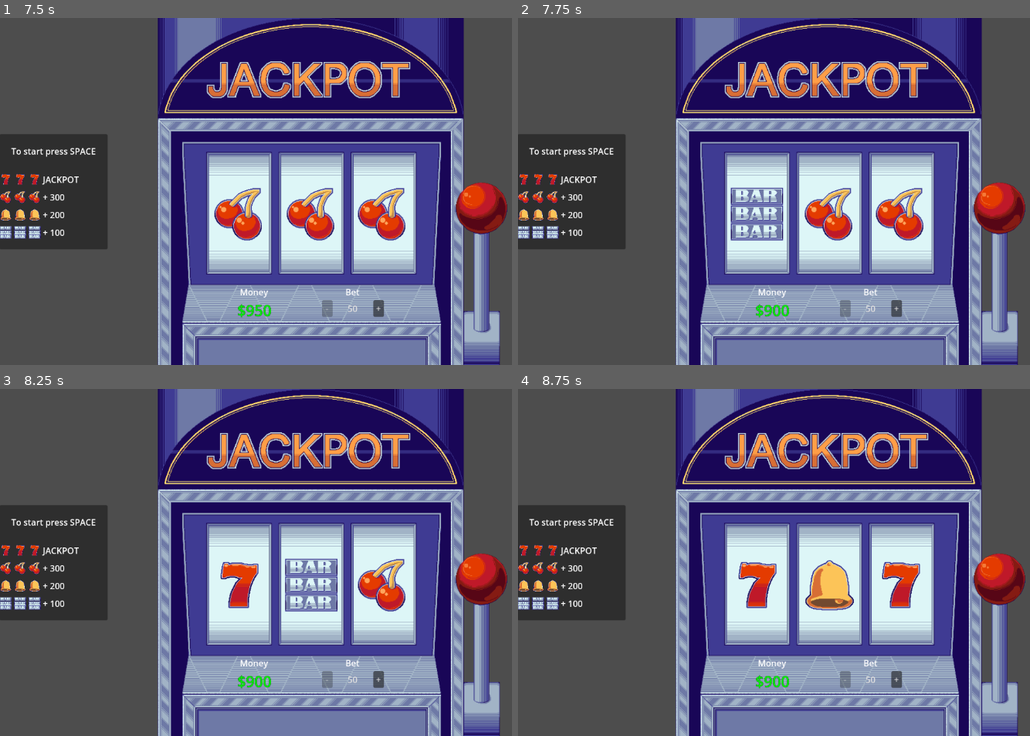
Above: before the commit, frames 1-4 (two rows, left to right).
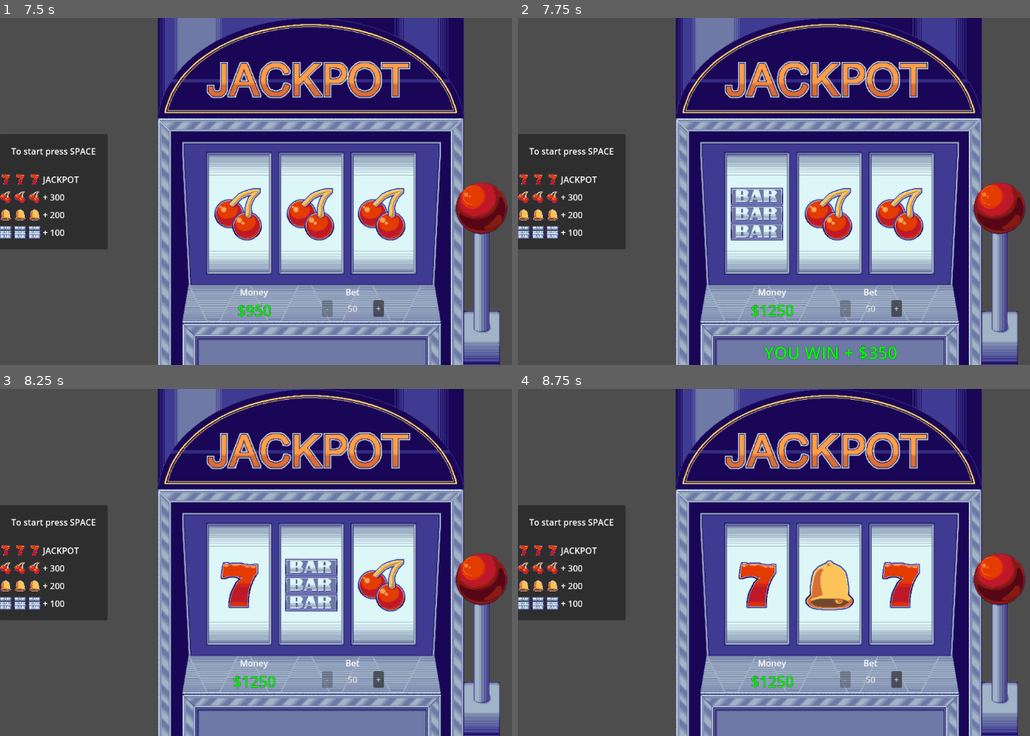
Above: after the commit, the same moments.

Repository: KarnesTH/sloti_godot
Game: Godot game, scene res://scenes/main.tscn
Two runs of this game, one before a commit and one after it. Both use one fixed random seed, a clock stepped at 60 frames per second and the inputs below.
Inputs:
- Up to frame 1 (7.5 s): click "+" at 0.5 s; click "-" at 1.25 s; click "+" at 2 s; click "-" at 2.75 s; click "+" at 3.5 s; click "-" at 4.25 s; tap Space (pull) at 5, 5.85, 6.5, 7.35 s; hold Space (pull) 5.03-5.78 s; hold Space (pull) 6.53-7.28 s
- Up to frame 2 (7.75 s): no input
- Up to frame 3 (8.25 s): tap Space (pull) at 8 s; hold Space (pull) from 8.03 s (still down)
- Up to frame 4 (8.75 s): keep holding Space (pull)

Frame 1 is identical in both runs. In frame 2, 0.7% of the frame differs, in the area x 45-75%, y 82-99%; in frame 3, 0.2%; in frame 4, 0.2%.

Commit message:
add: documentation and win output

Diff:
--- a/scripts/game_manager.gd
+++ b/scripts/game_manager.gd
@@ -1,6 +1,7 @@
 class_name GameManager
 extends Node
 
+# public variables
 @export_category("UI Settings")
 @export var game_lbl: Label
 @export var money: Label
@@ -21,6 +22,10 @@
 @export var bell: int = 200
 @export var bar: int = 100
 
+# private variables
+var final_symbols: String
+
+## Is called when the application is started.
 func _ready() -> void:
 	game_lbl.text = ""
 	money.text = "$" + str(start_money)
@@ -29,6 +34,7 @@
 	bell_lbl.text = "+ " + str(bell)
 	bar_lbl.text = "+ " + str(bar)
 
+## Updates on every framerate.
 func _process(_delta: float) -> void:
 	if int(bet_value.text) == max_bet_value:
 		inc_btn.disabled = true
@@ -38,24 +44,60 @@
 		inc_btn.disabled = false
 		dec_btn.disabled = false
 
+## Handles the result of the slot spin.
+##
+## @param result: String - given string to check
+func _handle_match(result: String) -> void:
+	match result:
+		"jackpot":
+			_calculate_win()
+		"partial_match":
+			pass
+		"no_match":
+			pass
+
+## Updates the label to show winnings based on the current bet and symbol bonus.
+func _calculate_win() -> void:
+	var bonus: int = 0
+	match final_symbols:
+		"slot-symbol1":
+			bonus = jackpot
+		"slot-symbol2":
+			bonus = cherry
+		"slot-symbol3":
+			bonus = bell
+		"slot-symbol4":
+			bonus = bar
+	var win: int = int(bet_value.text) + bonus
+	money.text = "$" + str(int(money.text) + win)
+	game_lbl.text = "YOU WIN + $" + str(win)
+
+## Increment the bet value.
+##
+## @param value: int - The current bet value
 func _increment(value: int) -> int:
 	var result: int = 0
 	result = value + inc_dec_multiplier
 	return result
 
+## Decrement the bet value.
+##
+## @param value: int - The current bet value
 func _decrement(value: int) -> int:
 	var result: int = 0
 	result = value - inc_dec_multiplier
 	return result
 
-
+## Updates bet value on Button pressed() Signal to
+## increment the current bet value.
 func _on_inc_btn_pressed() -> void:
 	var value: int = int(bet_value.text)
 	var result: int = _increment(value)
 	bet_value.text = str(result)
 	inc_btn.release_focus()
 
-
+## Updates bet value on Button pressed() Signal to
+## decrement the current bet value.
 func _on_dec_btn_pressed() -> void:
 	var value: int = int(bet_value.text)
 	var result: int = _decrement(value)
--- a/scripts/machine.gd
+++ b/scripts/machine.gd
@@ -1,19 +1,25 @@
 class_name Machine
 extends Sprite2D
 
+# Initiate variables on start
 @onready var lever: AnimatedSprite2D = $Lever
 @onready var slots = $Slots
 
+# public variables
 @export_category("GameManager")
 @export var gm: GameManager
 
+## Is called when the application is started.
 func _ready() -> void:
 	lever.connect("animation_finished", Callable(self, "_on_lever_animation_finished"))
 
+## Updates on every framerate.
 func _process(_delta: float) -> void:
 	if Input.is_action_pressed("pull"):
+		gm.game_lbl.text = ""
 		lever.play("pull")
 
+## Signal to call the _spin() function if the animation from lever ready.
 func _on_lever_animation_finished() -> void:
 	var curr_money: int = int(gm.money.text) - int(gm.bet_value.text)
 	if curr_money >= 0:
--- a/scripts/slots.gd
+++ b/scripts/slots.gd
@@ -1,6 +1,7 @@
 class_name Slots
 extends Sprite2D
 
+# public variables
 @export_category("Sprites & Tiles")
 @export var slot_tiles: Array[Sprite2D] = []
 @export var tile_sprites: Array[CompressedTexture2D] = []
@@ -13,23 +14,34 @@
 @export_category("GameManager")
 @export var gm: GameManager
 
+# private variables
+var finished_spins: int = 0
 
+## Is called when the application is started.
 func _ready() -> void:
 	for slot_tile in slot_tiles:
 		var rnd_idx: int = randi_range(0, tile_sprites.size() - 1)
 
 		slot_tile.texture = tile_sprites[rnd_idx]
 
+## Spins all slot tiles with a delay.
 func _spin() -> void:
+	finished_spins = 0
 	for idx in slot_tiles.size():
 		_spin_tile(idx)
 		await get_tree().create_timer(delay).timeout
 
+## Spins a tile by a given index.
+##
+## @params idx: int - The index for a tile in the slot_tiles array
 func _spin_tile(idx: int) -> void:
 	var tile = slot_tiles[idx]
 
 	call_deferred("_do_spin_animation", tile)
 
+## Animate the spin for a given tile.
+##
+## @param tile: Sprite2D - The tile to animate
 func _do_spin_animation(tile: Sprite2D) -> void:
 	for idx in spins_per_tile:
 		var rnd_idx: int = randi_range(0, tile_sprites.size() - 1)
@@ -39,13 +51,35 @@
 	var final_idx: int = randi_range(0, tile_sprites.size() - 1)
 	tile.texture = tile_sprites[final_idx]
 
+	finished_spins += 1
+	if finished_spins == slot_tiles.size():
+		var result = _check_is_match()
+		gm._handle_match(result)
 
-func _check_is_match() -> bool:
-	var tile_1: Texture2D = slot_tiles[0].texture
-	var tile_2: Texture2D = slot_tiles[1].texture
-	var tile_3: Texture2D = slot_tiles[2].texture
+## Returns the index of a tile.
+##
+## @param texture: CompressedTexture2D - The texture to find the index
+func _get_tile_index(texture: CompressedTexture2D) -> int:
+	return tile_sprites.find(texture)
 
-	if tile_1 == tile_2 and tile_2 == tile_3:
-		return true
+## Returns the name of the file name.
+##
+## @param tile: Sprite2D - The sprite to get the file name
+func _get_tile_name(tile: Sprite2D) -> String:
+	var path: String = tile.texture.resource_path
+	var file_name: String = path.get_file().get_slice(".png", 0)
+	return file_name
 
-	return false
+## Check the slots for matches.
+func _check_is_match() -> String:
+	var idxs: Array[int] = []
+	for tile in slot_tiles:
+		idxs.append(_get_tile_index(tile.texture))
+		gm.final_symbols = _get_tile_name(tile)
+
+	if idxs[0] == idxs[1] and idxs[1] == idxs[2]:
+		return "jackpot"
+	elif idxs[0] == idxs[1] or idxs[0] == idxs[2] or idxs[1] == idxs[2]:
+		return "partial_match"
+	else:
+		return "no_match"
